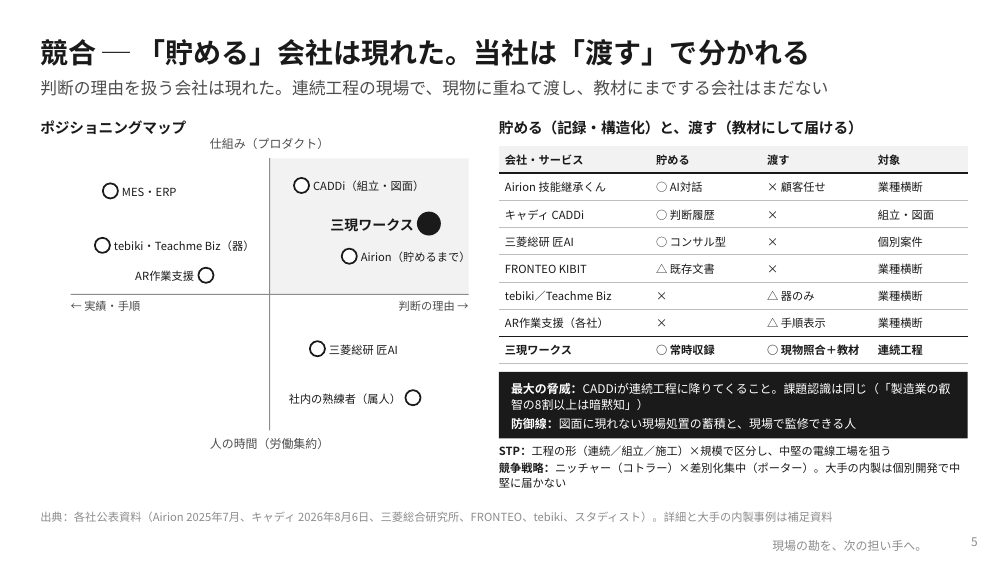
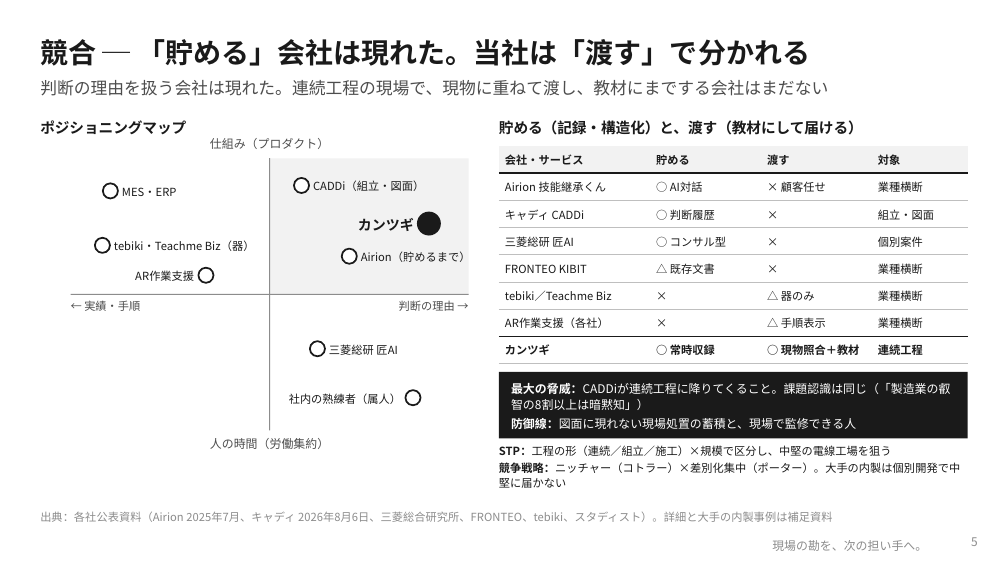
Before and after one commit to SEITOSHIKI/-ai-commute-audio-, a slide deck: slide 5 of deck/セルフマネジメント課題_事業構想プレゼン.pptx. Drawn at 1008x567 pixels with LibreOffice and Linux fonts; fonts in the diff are those of the drawing; background and template pictures are left out. Boxes give left, top, right and bottom in pixels: in the first picture for what was removed or moved away, otherwise in the second. Text is boxed around its words. In the diff, an @@ line names an element or a change of style, - is before the commit and + after.

```diff
--- a/deck/セルフマネジメント課題_事業構想プレゼン.pptx
+++ b/deck/セルフマネジメント課題_事業構想プレゼン.pptx
@@ table at <box>499,146,968,362</box> @@
-row 8, column 1: 三現ワークス
+row 8, column 1: カンツギ
@@ text at <box>358,218,414,231</box>: text changed @@
-三現ワークス
+カンツギ
```
Also in this commit, not shown: 1 other slide changed, 38 other files.
